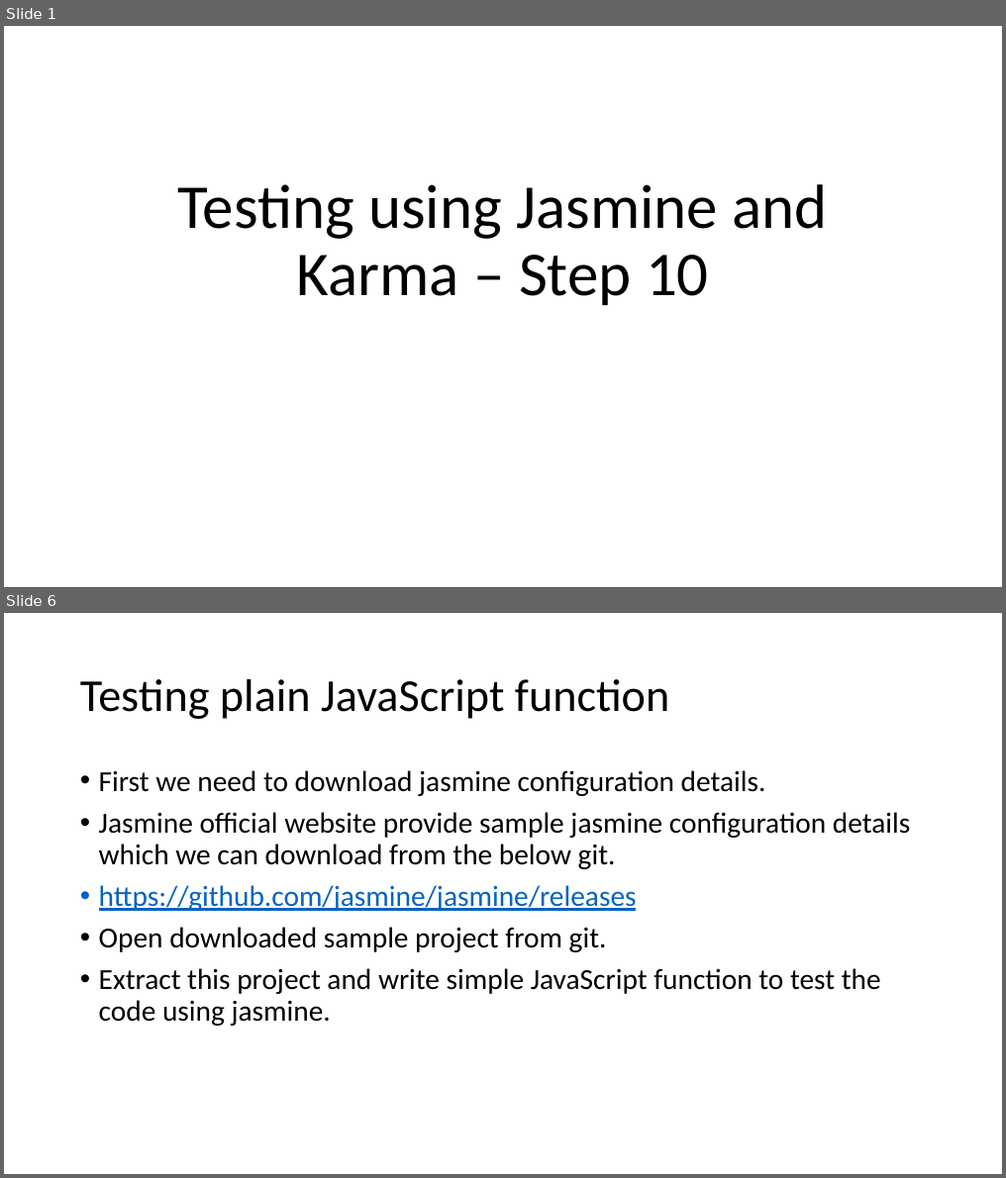
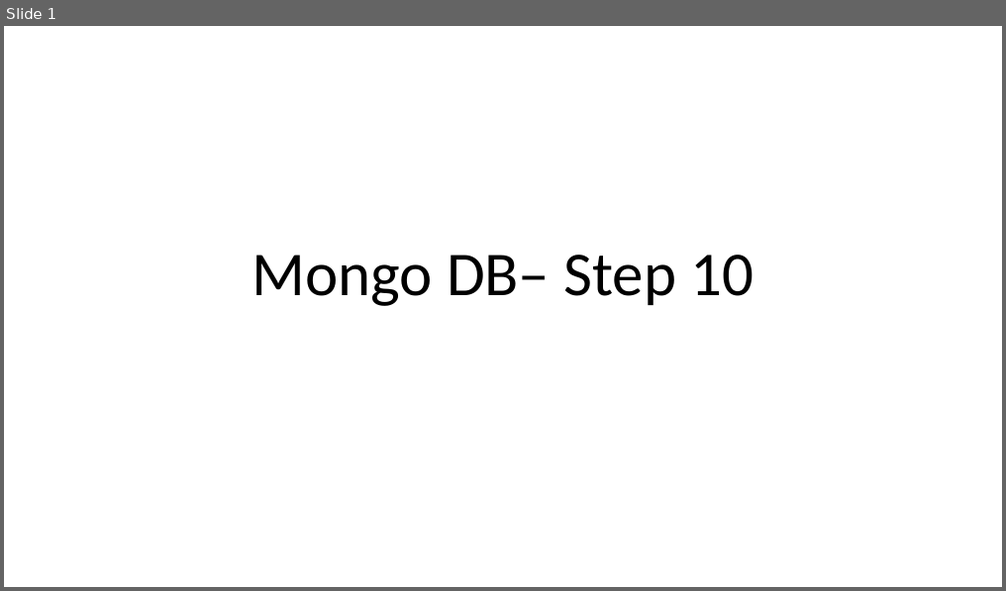
Before and after one commit to Kaleakash/mean_stack_running_capstone, a slide deck: Phase 3/Step 12 - Mongo DB Database.pptx. Shown one above the other, each under a label of ours: slides 1 and 6 before the commit, slide 1 after it; the slides between them are not shown. The pictures are 1006x1178 and 1006x591 pixels, drawn with LibreOffice and Linux fonts; fonts in the diff are those of the drawing. Boxes give left, top, right and bottom in pixels: in the first picture for what was removed or moved away, otherwise in the second. Text is boxed around its words. In the diff, an @@ line names an element or a change of style, - is before the commit and + after.

```diff
--- a/Phase 3/Step 12 - Mongo DB Database.pptx
+++ b/Phase 3/Step 12 - Mongo DB Database.pptx
@@ slide 6 removed at <box>4,613,1002,1174</box>, background #FFFFFF @@
@@ title removed at <box>80,679,669,719</box> @@
-Testing plain JavaScript function
@@ text removed at <box>99,770,910,1026</box> @@
-• First we need to download jasmine configuration details.
-• Jasmine official website provide sample jasmine configuration details which we can download from the below git.
-• https://github.com/jasmine/jasmine/releases
-• Open downloaded sample project from git.
-• Extract this project and write simple JavaScript function to test the code using jasmine.
@@ slide 1 changed as well @@
@@ title at <box>252,255,754,306</box>: text changed @@
-Testing using Jasmine and Karma – Step 10
+Mongo DB– Step 10
```
Also in this commit, not shown: 1 other slide changed, 8 slides added, 22 other slides removed, 3 other files.
